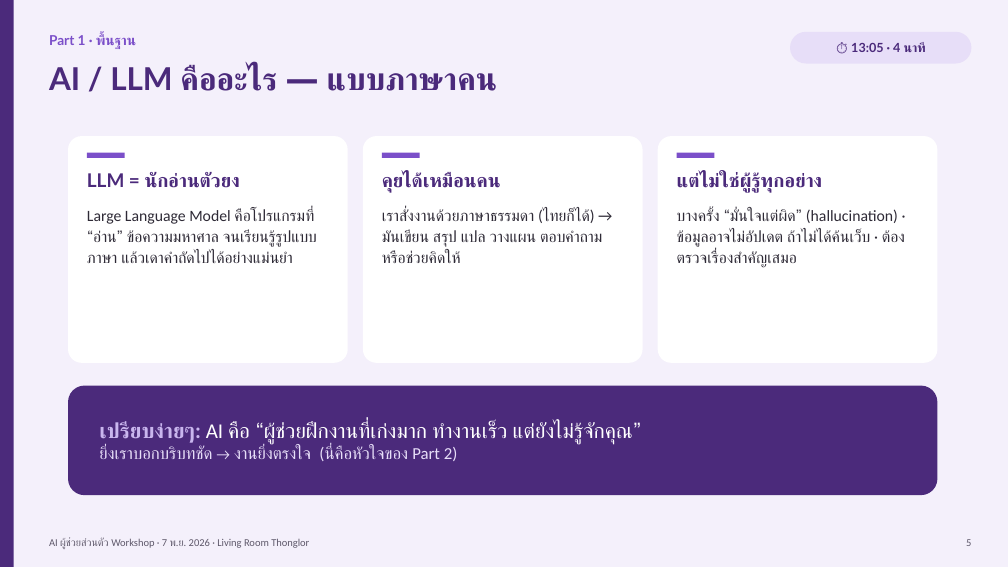
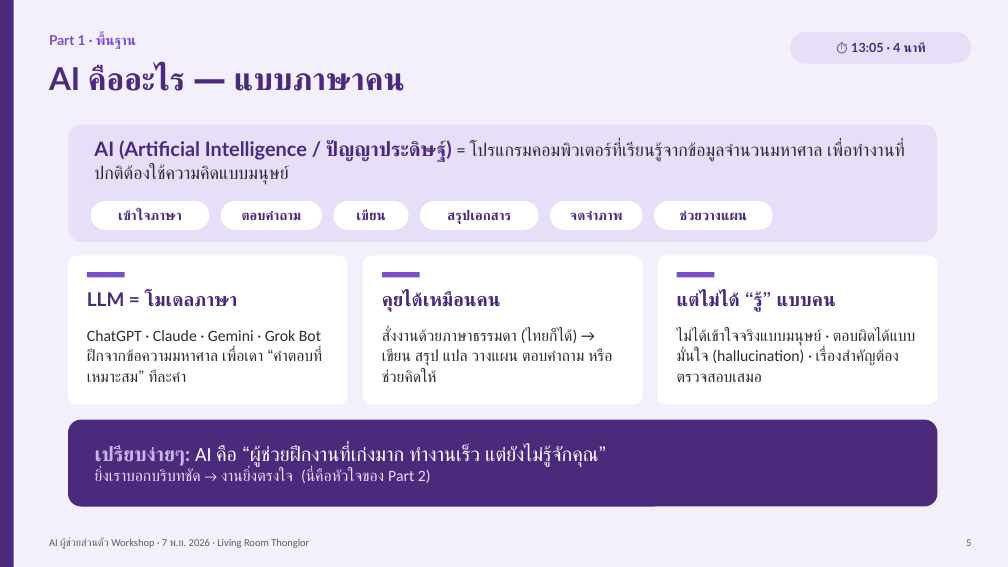
Before and after one commit to nuisait/ai-workshop-nov7, a slide deck: slide 5 of AI_Workshop.pptx. Drawn at 1008x567 pixels with LibreOffice and Linux fonts; fonts in the diff are those of the drawing. Boxes give left, top, right and bottom in pixels: in the first picture for what was removed or moved away, otherwise in the second. Text is boxed around its words. In the diff, an @@ line names an element or a change of style, - is before the commit and + after.

Commit message:
Add AI คืออะไร to slide 5 and cheat sheet

```diff
--- a/AI_Workshop.pptx
+++ b/AI_Workshop.pptx
@@ text at [49, 65, 405, 91]: text changed @@
-AI / LLM คืออะไร — แบบภาษาคน
+AI คืออะไร — แบบภาษาคน
@@ rounded rectangle: place and size @@
-rounded rectangle at [68, 136, 348, 363]
+rounded rectangle at [68, 125, 938, 242]
@@ rounded rectangle at [68, 125, 938, 242]: fill #FFFFFF to #E7DEF8; proportions changed @@
@@ text added at [94, 140, 904, 184], 17 pt, text #2E2A36 @@
+AI (Artificial Intelligence / ปัญญาประดิษฐ์) = โปรแกรมคอมพิวเตอร์ที่เรียนรู้จากข้อมูลจำนวนมหาศาล เพื่อทำงานที่ปกติต้องใช้ความคิดแบบมนุษย์
@@ text removed at [87, 172, 240, 188] @@
-LLM = นักอ่านตัวยง
@@ text removed at [677, 172, 823, 193] @@
-แต่ไม่ใช่ผู้รู้ทุกอย่าง
@@ text removed at [87, 209, 317, 263] @@
-Large Language Model คือโปรแกรมที่ “อ่าน” ข้อความมหาศาล จนเรียนรู้รูปแบบภาษา แล้วเดาคำถัดไปได้อย่างแม่นยำ
@@ rounded rectangle added at [91, 201, 209, 230], fill #FFFFFF, 13 pt, text #4B2A7B, bold @@
+เข้าใจภาษา
@@ rounded rectangle added at [221, 201, 322, 230], fill #FFFFFF, 13 pt, text #4B2A7B, bold @@
+ตอบคำถาม
@@ rounded rectangle added at [333, 201, 408, 230], fill #FFFFFF, 13 pt, text #4B2A7B, bold @@
+เขียน
@@ rounded rectangle added at [420, 201, 538, 230], fill #FFFFFF, 13 pt, text #4B2A7B, bold @@
+สรุปเอกสาร
@@ rounded rectangle added at [550, 201, 643, 230], fill #FFFFFF, 13 pt, text #4B2A7B, bold @@
+จดจำภาพ
@@ rounded rectangle added at [654, 201, 773, 230], fill #FFFFFF, 13 pt, text #4B2A7B, bold @@
+ช่วยวางแผน
@@ text removed at [677, 209, 905, 268] @@
-บางครั้ง “มั่นใจแต่ผิด” (hallucination) · ข้อมูลอาจไม่อัปเดต ถ้าไม่ได้ค้นเว็บ · ต้องตรวจเรื่องสำคัญเสมอ
@@ rounded rectangle: place and size @@
-rounded rectangle at [658, 136, 938, 363]
+rounded rectangle at [68, 256, 348, 405]
@@ rounded rectangle: place and size @@
-rounded rectangle at [363, 136, 643, 363]
+rounded rectangle at [363, 256, 643, 405]
@@ rounded rectangle added at [658, 256, 938, 405], fill #FFFFFF @@
@@ rectangle: place and size @@
-rectangle at [677, 153, 715, 158]
+rectangle at [87, 272, 125, 278]
@@ text added at [87, 292, 238, 307], 18 pt, text #4B2A7B, bold @@
+LLM = โมเดลภาษา
@@ text "คุยได้เหมือนคน": place and size @@
-text "คุยได้เหมือนคน" at [382, 172, 501, 193]
+text "คุยได้เหมือนคน" at [382, 292, 501, 312]
@@ rectangle: place and size @@
-rectangle at [382, 153, 420, 158]
+rectangle at [382, 272, 420, 278]
@@ rectangle: place and size @@
-rectangle at [87, 153, 125, 158]
+rectangle at [677, 272, 715, 278]
@@ text added at [677, 292, 836, 313], 18 pt, text #4B2A7B, bold @@
+แต่ไม่ได้ “รู้” แบบคน
@@ text at [382, 327, 612, 382]: text changed @@
-เราสั่งงานด้วยภาษาธรรมดา (ไทยก็ได้) → มันเขียน สรุป แปล วางแผน ตอบคำถาม หรือช่วยคิดให้
+สั่งงานด้วยภาษาธรรมดา (ไทยก็ได้) → เขียน สรุป แปล วางแผน ตอบคำถาม หรือช่วยคิดให้
@@ text added at [677, 328, 916, 366], 15 pt, text #2E2A36 @@
+ไม่ได้เข้าใจจริงแบบมนุษย์ · ตอบผิดได้แบบมั่นใจ (hallucination) · เรื่องสำคัญต้องตรวจสอบเสมอ
@@ text added at [87, 330, 321, 382], 15 pt, text #2E2A36 @@
+ChatGPT · Claude · Gemini · Grok Bot ฝึกจากข้อความมหาศาล เพื่อเดา “คำตอบที่เหมาะสม” ทีละคำ
@@ rounded rectangle "เปรียบง่ายๆ: AI คือ “ผู้ช่วยฝึกงานที่เก่งมาก ทำงานเร็ว ...": place and size @@
-rounded rectangle "เปรียบง่ายๆ: AI คือ “ผู้ช่วยฝึกงานที่เก่งมาก ทำงานเร็ว ..." at [68, 386, 938, 495]
+rounded rectangle "เปรียบง่ายๆ: AI คือ “ผู้ช่วยฝึกงานที่เก่งมาก ทำงานเร็ว ..." at [68, 420, 938, 507]
@@ rounded rectangle "เปรียบง่ายๆ: AI คือ “ผู้ช่วยฝึกงานที่เก่งมาก ทำงานเร็ว ..." at [68, 420, 938, 507]: size 20 to 19 pt in "เปรียบง่ายๆ: AI คือ “ผู้ช่วยฝึกงานที่เก่งมาก ทำงานเร็ว แต่ยั ..."; size 16 to 15 pt in "ยิ่งเราบอกบริบทชัด → งานยิ่งตรงใจ (นี่คือหัวใจของ Part 2)" @@
```
Also in this commit, not shown: 4 other files.
